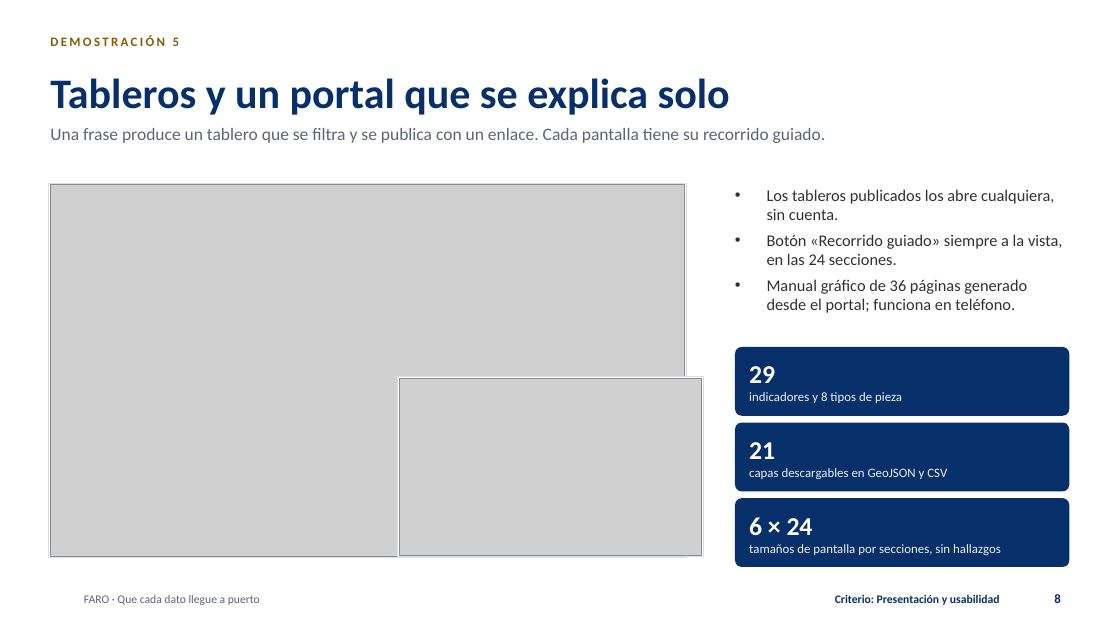
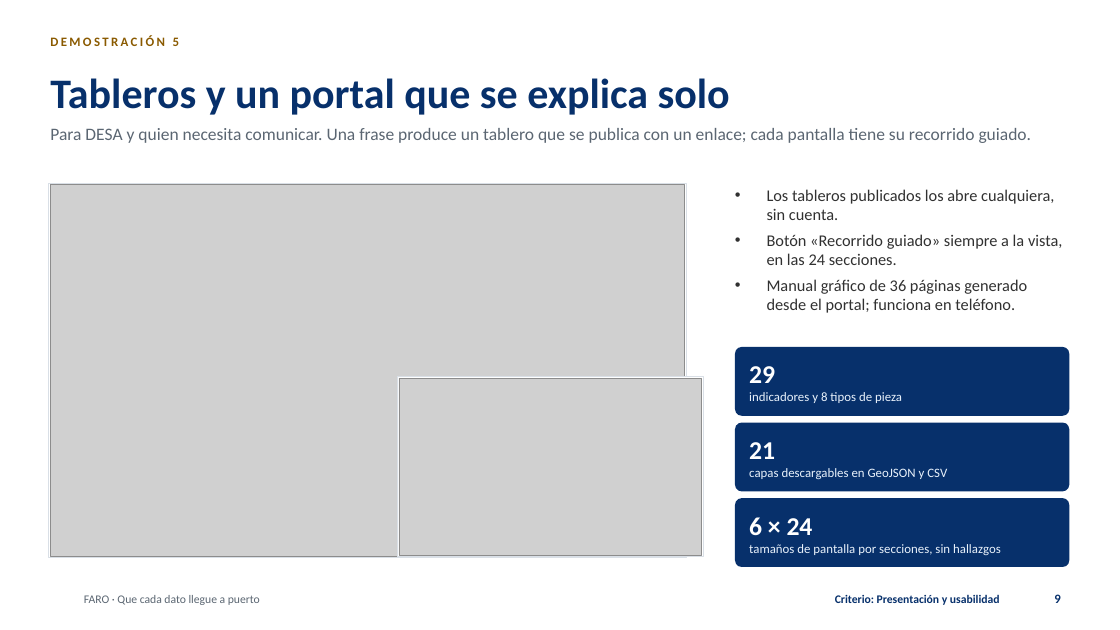
Before and after one commit to tono88/faro-ine-2026, a slide deck: slide 9 of entregables/FARO-presentacion.pptx (slide 8 before the commit). Drawn at 1120x630 pixels with LibreOffice and Linux fonts; fonts in the diff are those of the drawing; grey boxes stand for pictures; background and template pictures are left out. Boxes give left, top, right and bottom in pixels: in the first picture for what was removed or moved away, otherwise in the second. Text is boxed around its words. In the diff, an @@ line names an element or a change of style, - is before the commit and + after.

```diff
--- a/entregables/FARO-presentacion.pptx
+++ b/entregables/FARO-presentacion.pptx
@@ text at (x1=50, y1=128, x2=1032, y2=143): text changed @@
-Una frase produce un tablero que se filtra y se publica con un enlace. Cada pantalla tiene su recorrido guiado.
+Para DESA y quien necesita comunicar. Una frase produce un tablero que se publica con un enlace; cada pantalla tiene su recorrido guiado.
@@ page number at (x1=1054, y1=594, x2=1060, y2=603): text changed @@
-8
+9
```
Also in this commit, not shown: 8 other slides changed, 3 slides added, 22 other files.
